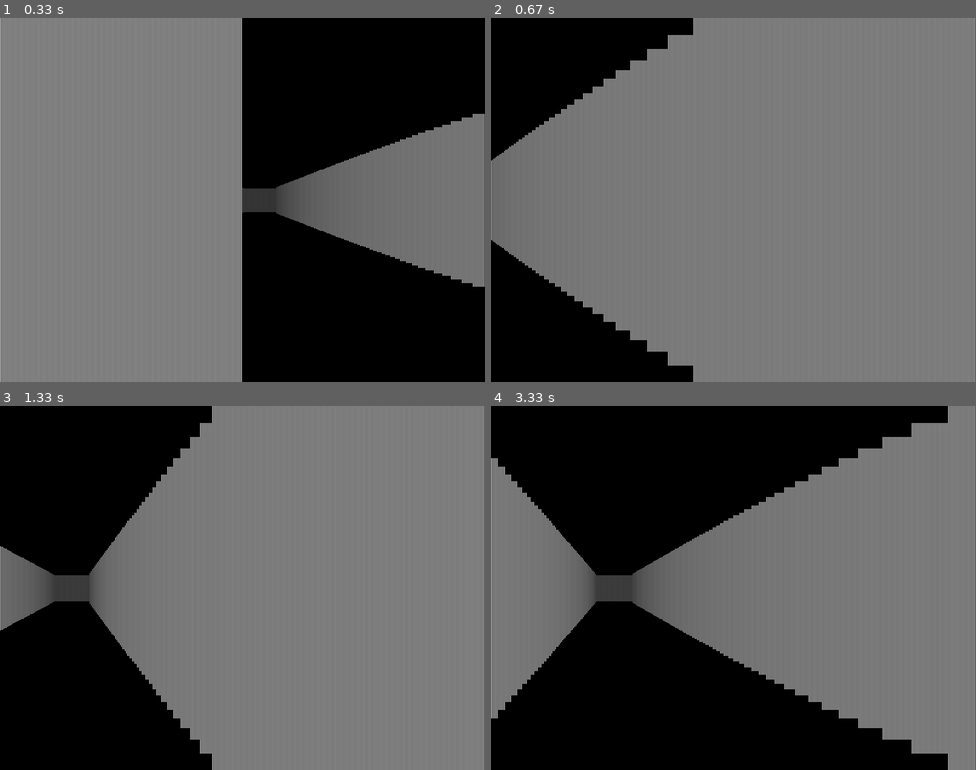
Above: before the commit, frames 1-4 (two rows, left to right).
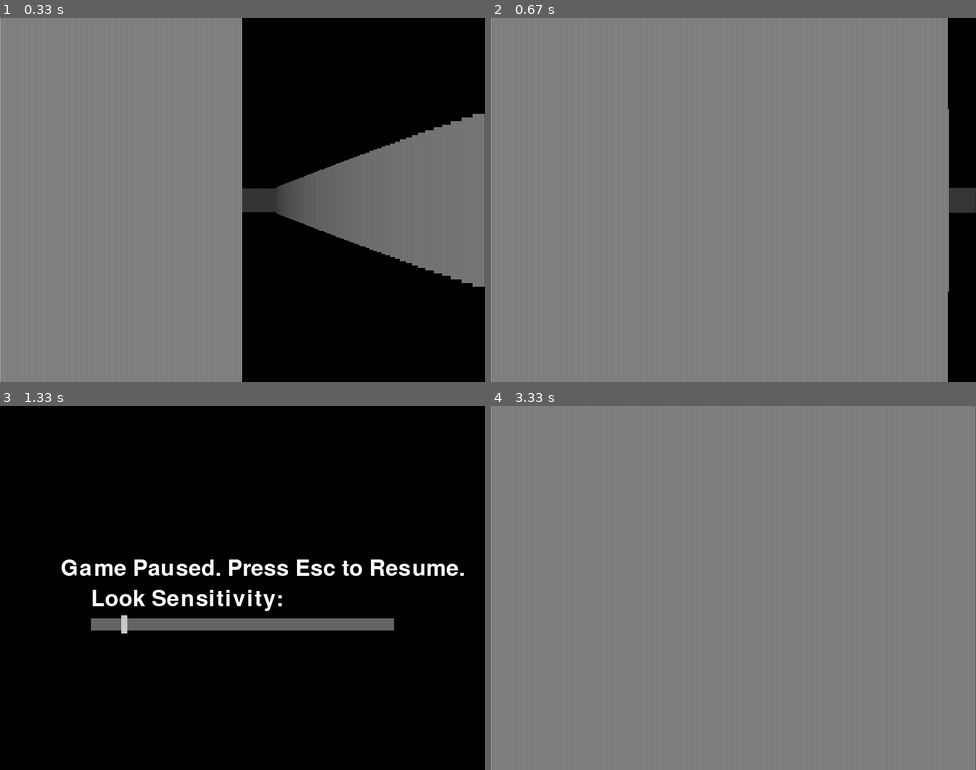
Above: after the commit, the same moments.

Repository: AceCJM/doom-like-game-engine-in-python
Game: pygame game, started from example_game/__main__.py
Two runs of this game, one before a commit and one after it. Both use one fixed random seed, a clock stepped at 60 frames per second and the inputs below.
Inputs (mouse positions are in pixels of both pictures, inside the frame that each line leads up to):
- Up to frame 1 (0.33 s): no input
- Up to frame 2 (0.67 s): hold W from 0.33 s (still down); hold Right from 0.33 s (still down); move the mouse to (714, 214) at 0.37 s
- Up to frame 3 (1.33 s): release W at 0.8 s; release Right at 0.8 s; hold Esc 0.83-1.3 s; hold Right 0.83-1.3 s; move the mouse to (126, 591) at 0.87 s
- Up to frame 4 (3.33 s): hold Esc 1.33-1.8 s; hold D 1.33-1.8 s; hold Right 1.83-2.3 s; hold D 1.83-2.3 s; move the mouse to (621, 515) at 1.87 s; hold Right 2.33-2.8 s; hold D 2.33-2.8 s; move the mouse to (893, 471) at 2.37 s; hold Left from 2.83 s (still down); hold A from 2.83 s (still down); move the mouse to (588, 529) at 2.87 s

Frame 1 is identical in both runs. In frame 2, 13% of the frame differs, in the area x 0-100%, y 0-100%; in frame 3, 37%; in frame 4, 28%.

Commit message:
Adds pause menu with adjustable look sensitivity
Introduces a pause menu that allows the player to adjust look sensitivity in-game and resume with Escape. Replaces the global mouse sensitivity with an instance variable, and integrates sensitivity into both mouse and keyboard rotation controls for a more flexible player experience.

Diff:
--- a/engine/engine.py
+++ b/engine/engine.py
@@ -2,7 +2,6 @@
 from engine.map import GameMap
 from engine.player import Player
 
-mouse_sensitivity = 0.1
 
 class GameEngine:
     def __init__(self, title="Game Engine", width=800, height=600, fps=30):
@@ -14,6 +13,7 @@
         self.running = True
         self.player = None
         self.game_map = None
+        self.look_sensitivity = 0.1
 
         # Grab Mouse
         pygame.mouse.set_visible(False)
@@ -28,6 +28,39 @@
         self.player = Player(name=player_name, health=health, position=position)
         return True
 
+    def pause_menu(self):
+        pygame.mouse.set_visible(True)
+        pygame.event.set_grab(False)
+        paused = True
+        font = pygame.font.SysFont(None, 55)
+        pause_text = font.render('Game Paused. Press Esc to Resume.', True, (255, 255, 255))
+        while paused:
+            for event in pygame.event.get():
+                if event.type == pygame.QUIT:
+                    self.running = False
+                    paused = False
+                if event.type == pygame.KEYDOWN:
+                    if event.key == pygame.K_ESCAPE:
+                        paused = False
+            self.screen.fill((0, 0, 0))
+            self.screen.blit(pause_text, (100, 250))
+            # Draw a slider for look sensitivity adjustment
+            look_sensitivity_text = font.render('Look Sensitivity:', True, (255, 255, 255))
+            self.screen.blit(look_sensitivity_text, (150, 300))
+            pygame.draw.rect(self.screen, (100, 100, 100), (150, 350, 500, 20))
+            pygame.draw.rect(self.screen, (200, 200, 200), (150 + int(self.look_sensitivity * 500), 345, 10, 30))
+            # Handle mouse input for slider
+            mouse_x, mouse_y = pygame.mouse.get_pos()
+            if pygame.mouse.get_pressed()[0]:
+                if 150 <= mouse_x <= 650 and 345 <= mouse_y <= 375:
+                    self.look_sensitivity = (mouse_x - 150) / 500.0
+
+
+            pygame.display.flip()
+            self.clock.tick(15)
+        pygame.mouse.set_visible(False)
+        pygame.event.set_grab(True)
+
     def run(self):
         while self.running:
             print(self.player.position)
@@ -36,13 +69,12 @@
                     self.running = False
                 if event.type == pygame.KEYDOWN:
                     if event.key == pygame.K_ESCAPE:
-                        pygame.mouse.set_visible(True)
-                        pygame.event.set_grab(False)
+                        self.pause_menu()
             # Handle other events like player movement here
             keys = pygame.key.get_pressed()
             if self.player:
+                # Handle WASD movement
                 if keys[pygame.K_w]:
-                    # check if the player can move forward
                     if self.game_map.is_position_valid(self.player.position[0] + 0.1 * math.cos(math.radians(self.player.position[2])), self.player.position[1] + 0.1 * math.sin(math.radians(self.player.position[2]))):
                         self.player.move(0.1 * math.cos(math.radians(self.player.position[2])), 0.1 * math.sin(math.radians(self.player.position[2])))
                 if keys[pygame.K_s]:
@@ -54,10 +86,14 @@
                 if keys[pygame.K_a]:
                     if self.game_map.is_position_valid(self.player.position[0] + 0.05 * math.sin(math.radians(self.player.position[2])), self.player.position[1] - 0.05 * math.cos(math.radians(self.player.position[2]))):
                         self.player.move(0.05 * math.sin(math.radians(self.player.position[2])), -0.05 * math.cos(math.radians(self.player.position[2])))
-            # Handle mouse movement for rotation
-            if self.player:
+                # Handle rotation with arrow keys
+                if keys[pygame.K_LEFT]:
+                    self.player.rotate(self.look_sensitivity * -10)
+                if keys[pygame.K_RIGHT]:
+                    self.player.rotate(self.look_sensitivity * 10)
+                # Handle mouse movement for rotation
                 rel_x, rel_y = pygame.mouse.get_rel()
-                self.player.rotate(rel_x * mouse_sensitivity)
+                self.player.rotate(rel_x * -self.look_sensitivity)
 
             self.screen.fill((0, 0, 0))  # Clear screen with black
             # draw line for wall size based on distance away from player
